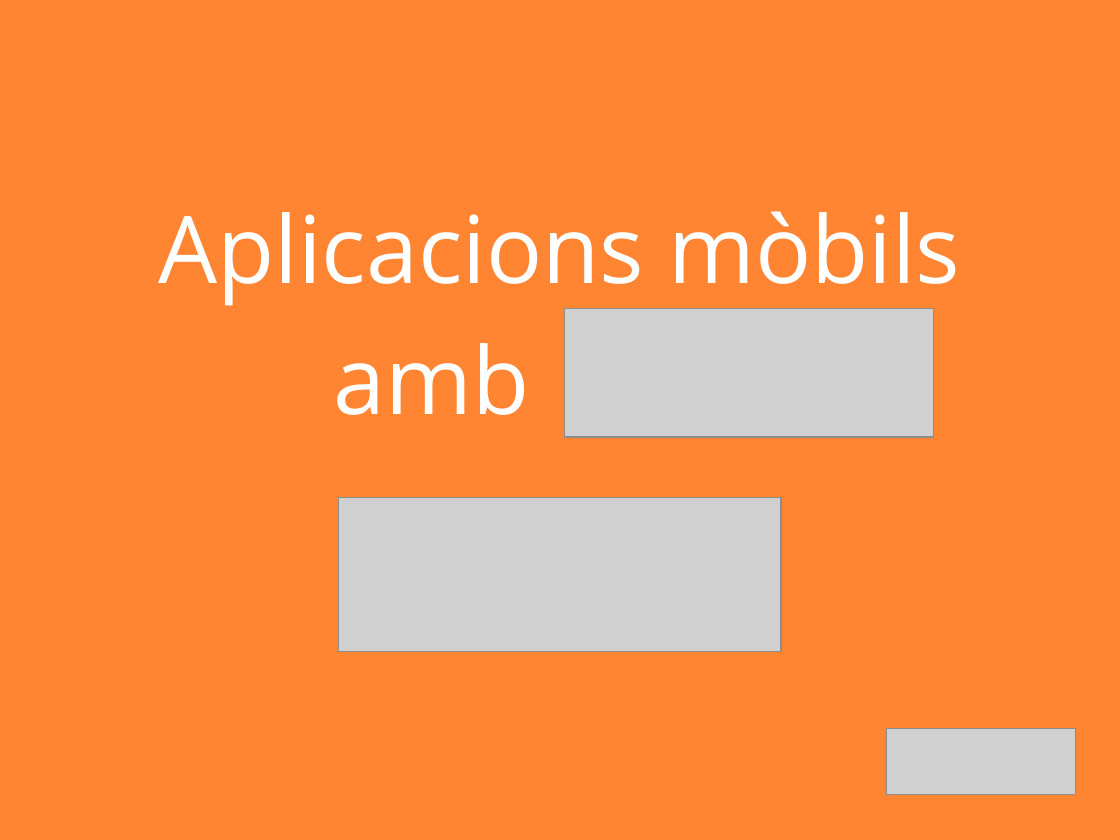
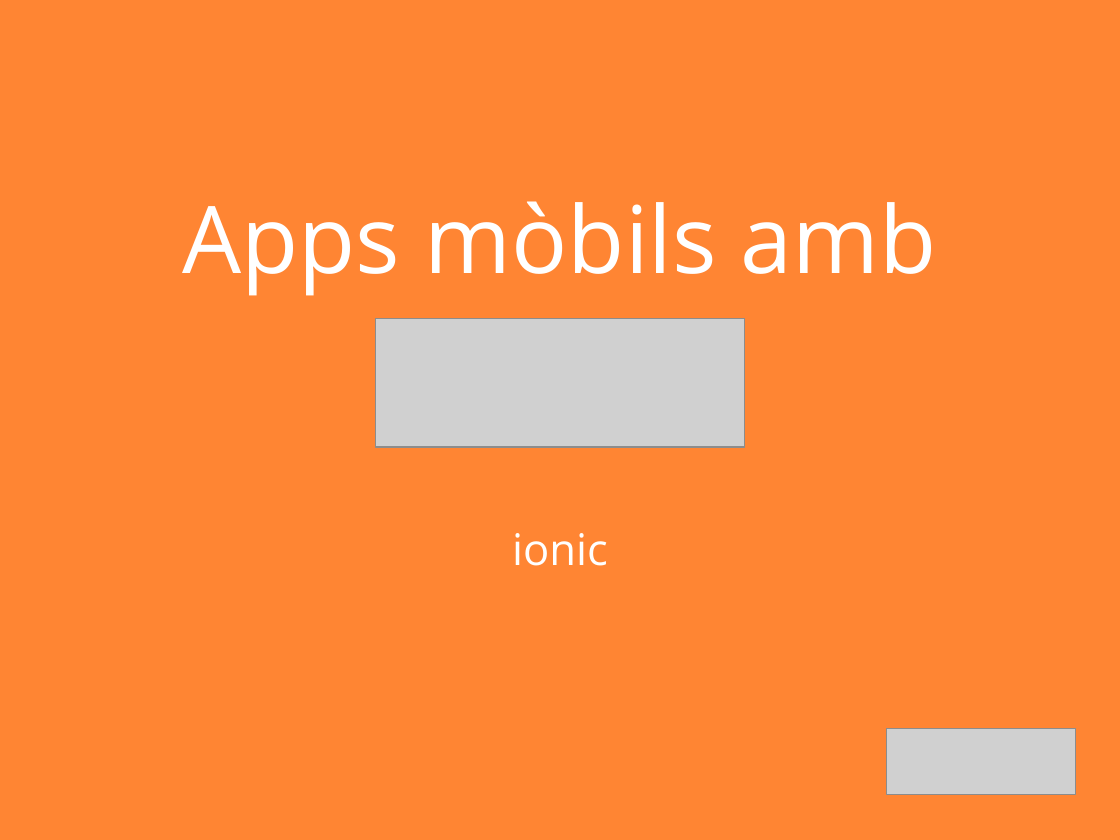
Before and after one commit to nmaletm/git-presentation, a slide deck: slide 1 of Presentations/P3.1 - Ionic.pptx. Drawn at 1120x840 pixels with LibreOffice and Linux fonts; fonts in the diff are those of the drawing; grey boxes stand for pictures. Boxes give left, top, right and bottom in pixels: in the first picture for what was removed or moved away, otherwise in the second. Text is boxed around its words. In the diff, an @@ line names an element or a change of style, - is before the commit and + after.

Commit message:
Update presentations

```diff
--- a/Presentations/P3.1 - Ionic.pptx
+++ b/Presentations/P3.1 - Ionic.pptx
@@ title at [183,201,937,296]: text changed @@
-Aplicacions mòbils amb
+Apps mòbils amb
@@ picture: place and size @@
-picture at [564,309,933,437]
+picture at [375,319,744,447]
@@ picture removed at [339,497,782,651] @@
@@ text added at [512,533,608,566], 28 pt, text #FFFFFF @@
+ionic
```
Also in this commit, not shown: 6 other files.
